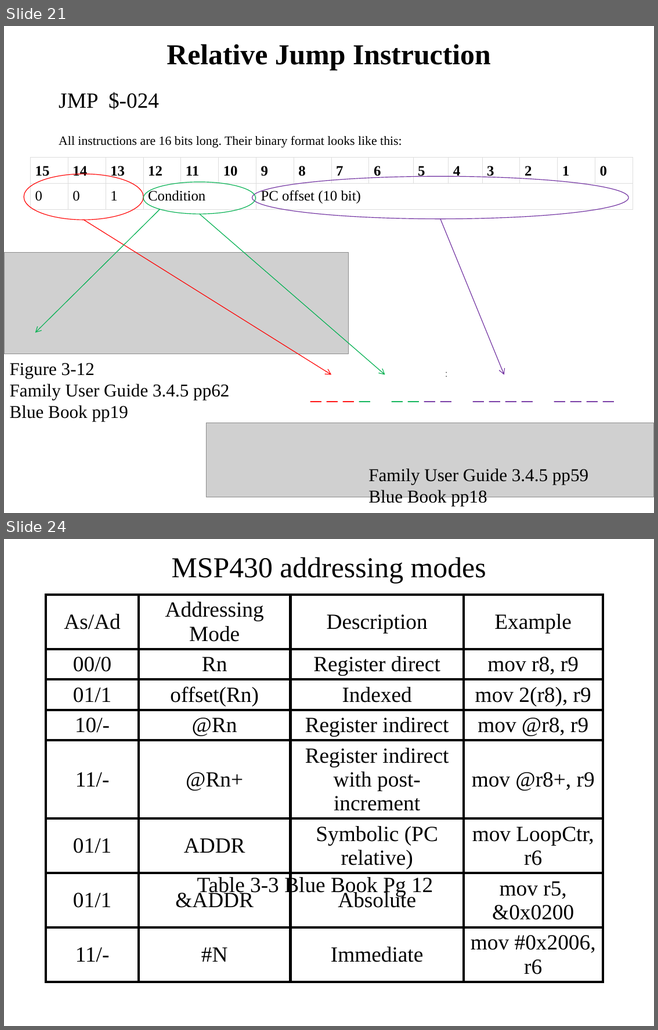
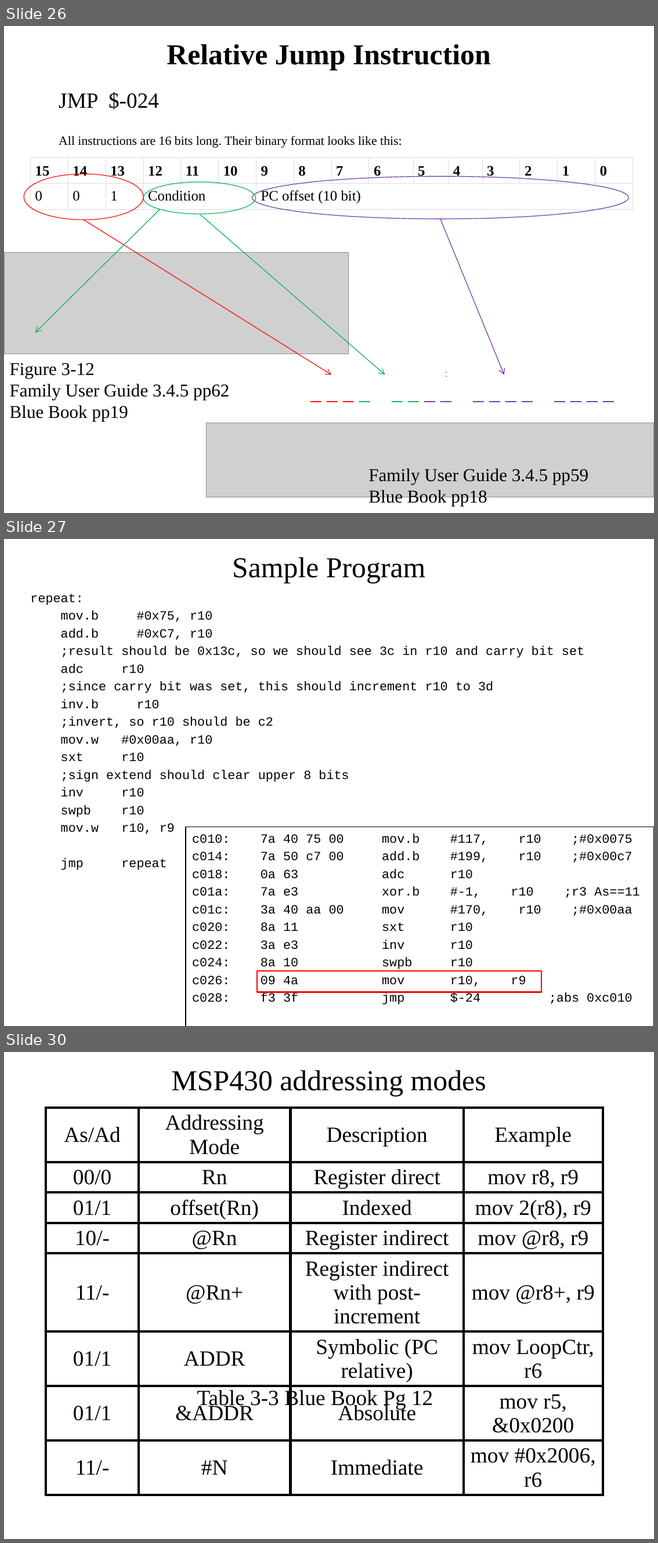
Before and after one commit to pw4rn3r/ECE382, a slide deck: notes/L3/Lsn3.pptx. Shown one above the other, each under a label of ours: slides 21 and 24 before the commit, slides 26, 27 and 30 after it; the slides between them are not shown. The pictures are 658x1030 and 658x1543 pixels, drawn with LibreOffice and Linux fonts; fonts in the diff are those of the drawing; grey boxes stand for pictures. Boxes give left, top, right and bottom in pixels: in the first picture for what was removed or moved away, otherwise in the second. Text is boxed around its words. In the diff, an @@ line names an element or a change of style, - is before the commit and + after.

```diff
--- a/notes/L3/Lsn3.pptx
+++ b/notes/L3/Lsn3.pptx
@@ slide 27 added at [4,539,654,1026], background #FFFFFF @@
@@ title added at [232,557,425,583], 32 pt, text #000000 @@
+Sample Program
@@ text added at [30,594,584,870], 14 pt, text #000000 @@
+repeat:
+mov.b #0x75, r10
+add.b #0xC7, r10
+;result should be 0x13c, so we should see 3c in r10 and carry bit set
+adc r10
+;since carry bit was set, this should increment r10 to 3d
+inv.b r10
+;invert, so r10 should be c2
+mov.w #0x00aa, r10
+sxt r10
+;sign extend should clear upper 8 bits
+inv r10
+swpb r10
+mov.w r10, r9
+jmp repeat
@@ rectangle added at [185,827,654,1026], outline #000000 0.75 pt, 14 pt, text #000000 @@
+c010: 7a 40 75 00 mov.b #117, r10 ;#0x0075
+c014: 7a 50 c7 00 add.b #199, r10 ;#0x00c7
+c018: 0a 63 adc r10
+c01a: 7a e3 xor.b #-1, r10 ;r3 As==11
+c01c: 3a 40 aa 00 mov #170, r10 ;#0x00aa
+c020: 8a 11 sxt r10
+c022: 3a e3 inv r10
+c024: 8a 10 swpb r10
+c026: 09 4a mov r10, r9
+c028: f3 3f jmp $-24 ;abs 0xc010
@@ rectangle added at [257,971,541,992], outline #FF0000 1.5 pt @@
@@ what was slide 21 is now slide 26 @@
@@ what was slide 24 is now slide 30 @@
```
Also in this commit, not shown: 13 slides changed, 5 other slides added, 4 other files.
